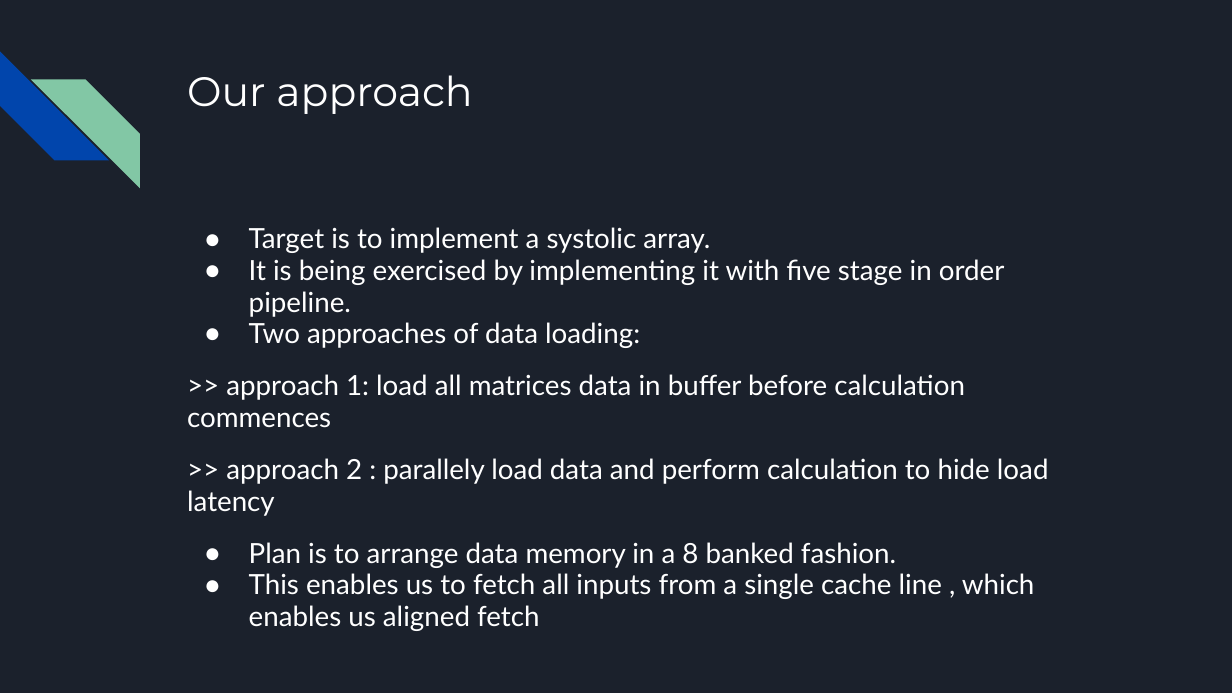
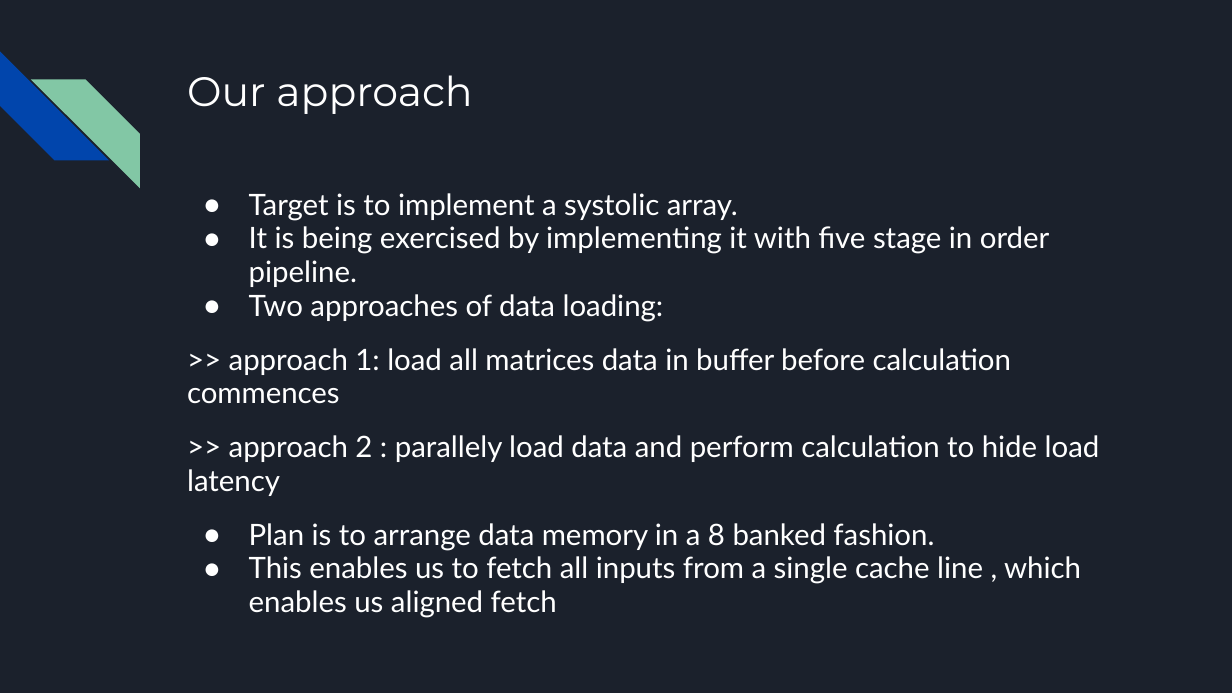
Before and after one commit to gbhagwat1/EE599-Group2, a slide deck: slide 7 of Team 2 Project Proposal.pptx (slide 6 before the commit). Drawn at 1232x693 pixels with LibreOffice and Linux fonts; fonts in the diff are those of the drawing. Boxes give left, top, right and bottom in pixels: in the first picture for what was removed or moved away, otherwise in the second. Text is boxed around its words. In the diff, an @@ line names an element or a change of style, - is before the commit and + after.

```diff
--- a/Team 2 Project Proposal.pptx
+++ b/Team 2 Project Proposal.pptx
@@ text "Target is to implement a ...": place and size @@
-text "Target is to implement a ..." at <box>187,227,1049,599</box>
+text "Target is to implement a ..." at <box>187,193,1100,584</box>
@@ text "Target is to implement a ..." at <box>187,193,1100,584</box>: size 16.2 to 17.2 pt; indent changed @@
```
Also in this commit, not shown: 2 other slides changed, 2 slides added, 1 other file.
